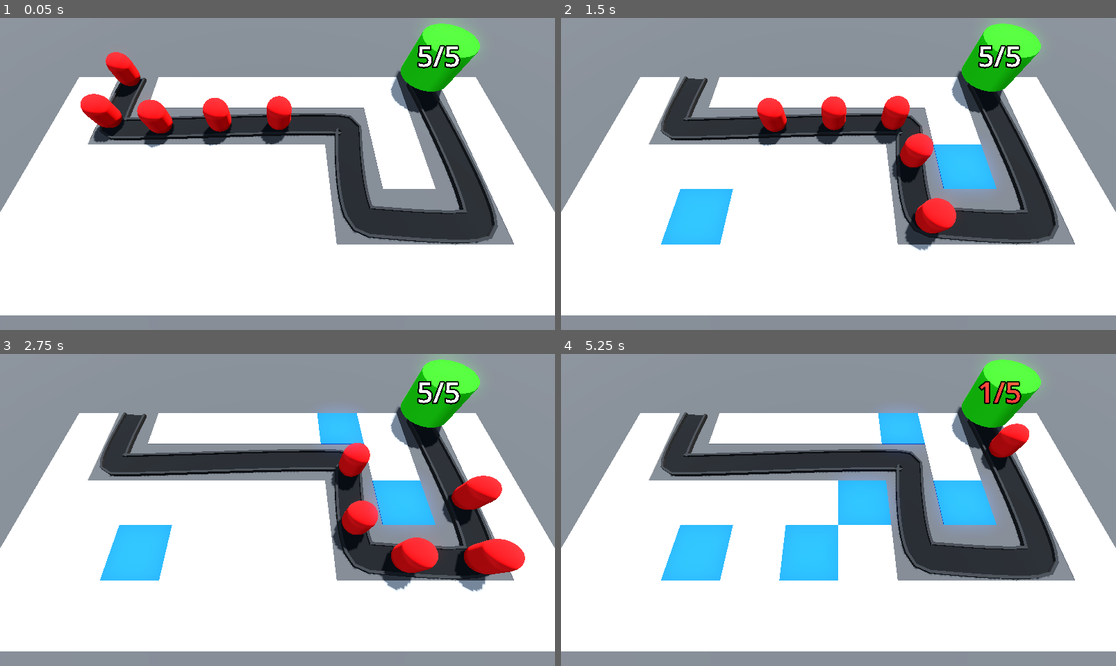
Above: before the commit, frames 1-4 (two rows, left to right).
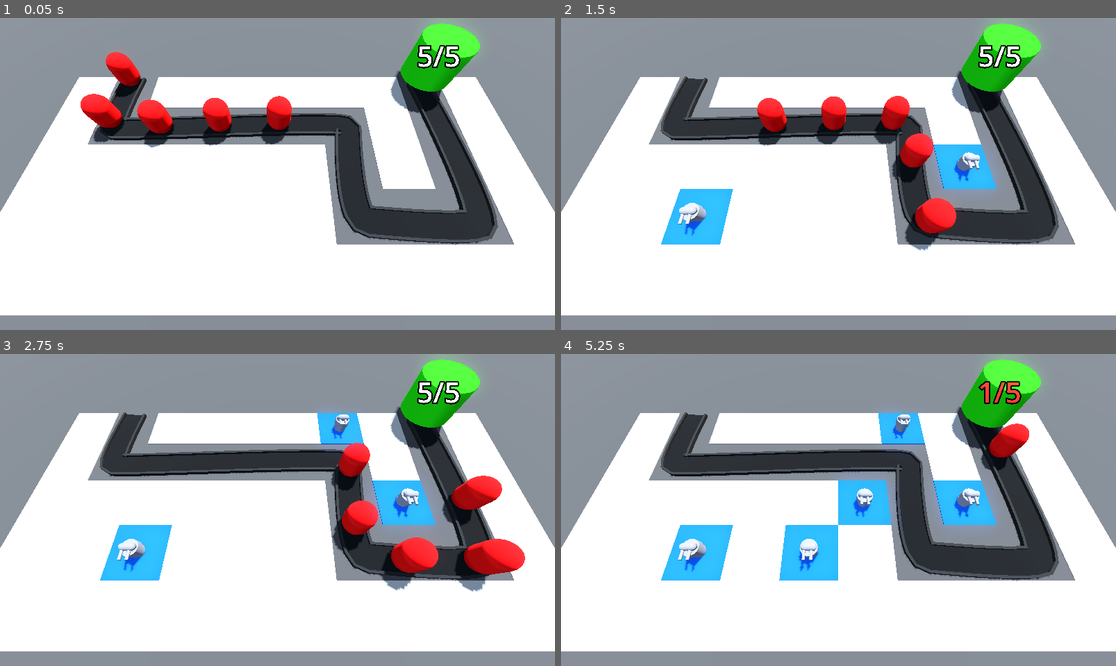
Above: after the commit, the same moments.

Repository: Z-Graham/Barbarian-Blaster
Game: Godot game, scene res://level/base_level.tscn
Two runs of this game, one before a commit and one after it. Both use one fixed random seed, a clock stepped at 60 frames per second and the inputs below.
Inputs (mouse positions are in pixels of both pictures, inside the frame that each line leads up to):
- Up to frame 1 (0.05 s): no input
- Up to frame 2 (1.5 s): move the mouse to (960, 158) at 0.52 s; press the mouse at (960, 158) at 0.53 s; move the mouse to (727, 189) at 1.27 s; release the mouse at (727, 189) at 1.28 s; click (727, 189) at 1.35 s
- Up to frame 3 (2.75 s): move the mouse to (333, 441) at 2.02 s; press the mouse at (333, 441) at 2.03 s
- Up to frame 4 (5.25 s): move the mouse to (810, 572) at 2.77 s; release the mouse at (810, 572) at 2.78 s; click (810, 572) at 2.85 s; move the mouse to (1005, 556) at 3.52 s; press the mouse at (1005, 556) at 3.53 s; move the mouse to (672, 463) at 4.27 s; release the mouse at (672, 463) at 4.28 s; click (672, 463) at 4.35 s; move the mouse to (866, 510) at 5.02 s; press the mouse at (866, 510) at 5.03 s

The runs differ from the first frame. In frame 2, 0.6% of the frame differs, in the area x 21-76%, y 42-70%; in frame 3, 0.8%; in frame 4, 1.2%, in the area x 21-76%, y 19-70%.

Commit message:
building turrets

Diff:
--- a/RayPickerCamera/ray_picker_camera.gd
+++ b/RayPickerCamera/ray_picker_camera.gd
@@ -1,6 +1,7 @@
 extends Camera3D
 @onready var ray_cast_3d: RayCast3D = $RayCast3D
 
+@export var turret_manager:TurretManager
 @export var gridmap: GridMap
 
 func _process(delta: float) -> void:
@@ -18,3 +19,5 @@
 				Input.set_default_cursor_shape(Input.CURSOR_POINTING_HAND)
 				if Input.is_action_pressed("click"):
 					gridmap.set_cell_item(cell, 1)
+					var tile_position=gridmap.map_to_local(cell)
+					turret_manager.build_turret(tile_position)
--- /dev/null
+++ b/Turret/turret.gd
@@ -0,0 +1 @@
+extends Node3D
--- a/Turret/turret.tscn
+++ b/Turret/turret.tscn
@@ -7,6 +7,15 @@
 top_radius = 0.6
 bottom_radius = 0.6
 height = 0.5
+
+[sub_resource type="CapsuleMesh" id="CapsuleMesh_djkev"]
+radius = 0.26
+height = 1.08
+
+[sub_resource type="CylinderMesh" id="CylinderMesh_ttsi1"]
+top_radius = 0.1
+bottom_radius = 0.1
+height = 1.055
 
 [node name="Turret" type="Node3D"]
 
@@ -17,3 +26,15 @@
 [node name="turretTop" type="MeshInstance3D" parent="TurretBase"]
 transform = Transform3D(1, 0, 0, 0, 1, 0, 0, 0, 1, 0, 0.3, 0)
 mesh = SubResource("CylinderMesh_5kpma")
+
+[node name="MeshInstance3D" type="MeshInstance3D" parent="TurretBase/turretTop"]
+transform = Transform3D(-4.371139e-08, -1, 0, 1, -4.371139e-08, 0, 0, 0, 1, 0, 0.42, 0)
+mesh = SubResource("CapsuleMesh_djkev")
+
+[node name="MeshInstance3D2" type="MeshInstance3D" parent="TurretBase/turretTop"]
+transform = Transform3D(1, 0, 0, 0, -4.371139e-08, -1, 0, 1, -4.371139e-08, -0.2914667, 0.3989932, 0.34262237)
+mesh = SubResource("CylinderMesh_ttsi1")
+
+[node name="MeshInstance3D3" type="MeshInstance3D" parent="TurretBase/turretTop"]
+transform = Transform3D(1, 0, 0, 0, -4.371139e-08, -1, 0, 1, -4.371139e-08, 0.1965701, 0.3989932, 0.34262237)
+mesh = SubResource("CylinderMesh_ttsi1")
--- a/level/base_level.tscn
+++ b/level/base_level.tscn
@@ -1,9 +1,11 @@
-[gd_scene load_steps=14 format=3 uid="uid://hci5485wb50o"]
+[gd_scene load_steps=16 format=3 uid="uid://hci5485wb50o"]
 
 [ext_resource type="MeshLibrary" uid="uid://b1d8x5eoke2rk" path="res://MeshLibraries/space_library.tres" id="1_wttys"]
 [ext_resource type="PackedScene" uid="uid://bg4itj20udaao" path="res://enemy/enemy.tscn" id="2_ep3f0"]
 [ext_resource type="PackedScene" uid="uid://c1hdppwi8jfdc" path="res://RayPickerCamera/ray_picker_camera.tscn" id="2_ikowy"]
 [ext_resource type="PackedScene" uid="uid://q4no5frgygb8" path="res://Base/base.tscn" id="3_ospef"]
+[ext_resource type="Script" uid="uid://bjby7gwdcw5ob" path="res://level/turret_manager.gd" id="5_ode36"]
+[ext_resource type="PackedScene" uid="uid://dw17a41p1ksxa" path="res://Turret/turret.tscn" id="6_7aaov"]
 
 [sub_resource type="ProceduralSkyMaterial" id="ProceduralSkyMaterial_o3emq"]
 sky_horizon_color = Color(0.66224277, 0.6717428, 0.6867428, 1)
@@ -63,8 +65,9 @@
 size = Vector3(100, 2, 100)
 material = SubResource("StandardMaterial3D_ep3f0")
 
-[node name="RayPickerCamera" parent="." node_paths=PackedStringArray("gridmap") instance=ExtResource("2_ikowy")]
+[node name="RayPickerCamera" parent="." node_paths=PackedStringArray("turret_manager", "gridmap") instance=ExtResource("2_ikowy")]
 transform = Transform3D(1, 0, 0, 0, 0.42261824, 0.9063078, 0, -0.9063078, 0.42261824, 0, 14.5, 9.5)
+turret_manager = NodePath("../TurretManager")
 gridmap = NodePath("../GridMap")
 
 [node name="Path3D" type="Path3D" parent="."]
@@ -127,7 +130,7 @@
 speed = 10
 
 [node name="enemy3" parent="Path3D" instance=ExtResource("2_ep3f0")]
-transform = Transform3D(0.03556021, 0, -0.99924314, 0, 0.9999714, 0, 0.99924314, 0, 0.03556021, -10.366794, 0, -1.6102664)
+transform = Transform3D(0.035560194, 0, -0.9992428, 0, 0.9999714, 0, 0.9992428, 0, 0.035560194, -10.366794, 0, -1.6102664)
 progress = 10.0
 speed = 10
 
@@ -145,3 +148,5 @@
 transform = Transform3D(1, 0, 0, 0, 1, 0, 0, 0, 1, 14.217003, 2.3711615, -7.5347147)
 
 [node name="TurretManager" type="Node3D" parent="."]
+script = ExtResource("5_ode36")
+turret = ExtResource("6_7aaov")
--- /dev/null
+++ b/level/turret_manager.gd
@@ -0,0 +1,9 @@
+extends Node3D
+class_name TurretManager
+
+@export var turret:PackedScene
+
+func build_turret(position:Vector3):
+	var new_turret=turret.instantiate()
+	add_child(new_turret)
+	new_turret.global_position=position
Not shown, added: Turret/turret.gd.uid
Not shown: 1 places in Turret/turret.tscn that only renumber resources
Not shown, added: level/turret_manager.gd.uid
